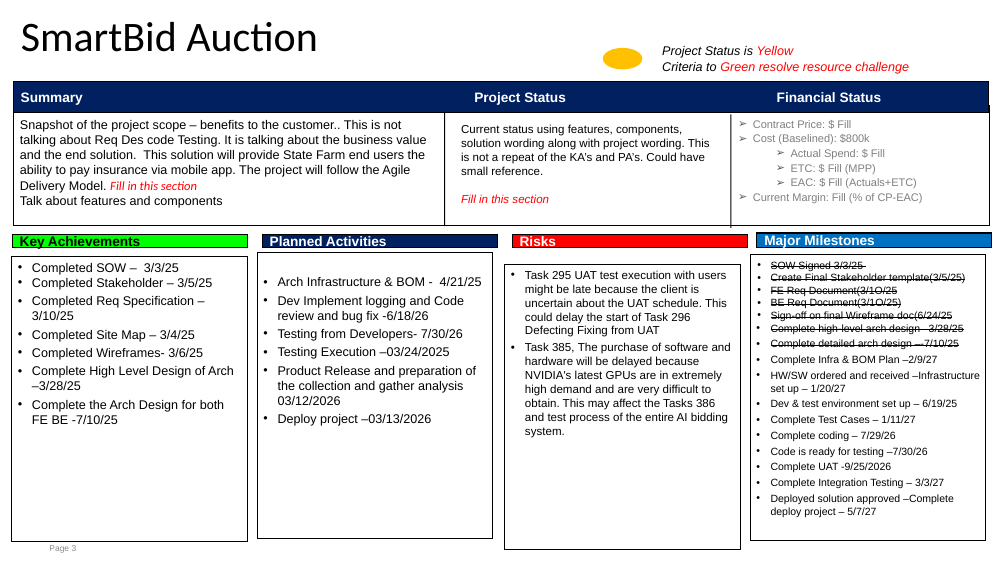
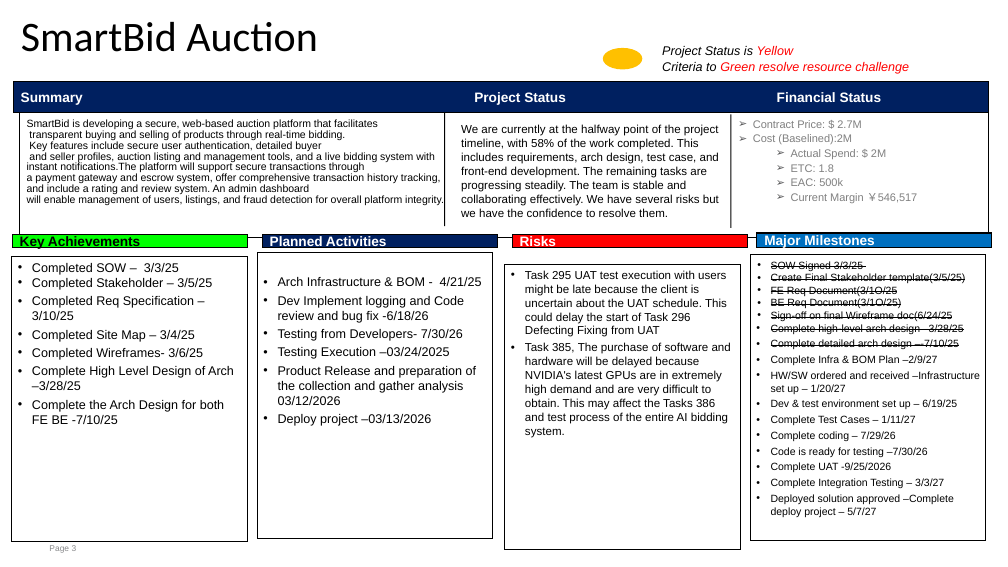
Before and after one commit to dkl520/cs7315_project, a slide deck: slide 3 of 3/group2 - proj3 (1).pptx. Drawn at 1008x567 pixels with LibreOffice and Linux fonts; fonts in the diff are those of the drawing. Boxes give left, top, right and bottom in pixels: in the first picture for what was removed or moved away, otherwise in the second. Text is boxed around its words. In the diff, an @@ line names an element or a change of style, - is before the commit and + after.

```diff
--- a/3/group2 - proj3 (1).pptx
+++ b/3/group2 - proj3 (1).pptx
@@ rectangle "SmartBid is developing a secure, ...": place and size @@
-rectangle "SmartBid is developing a secure, ..." at box(13, 105, 989, 226)
+rectangle "SmartBid is developing a secure, ..." at box(19, 108, 988, 237)
@@ text in rectangle at box(27, 119, 444, 205): text added @@
+SmartBid is developing a secure, web-based auction platform that facilitates
+transparent buying and selling of products through real-time bidding.
+Key features include secure user authentication, detailed buyer
+and seller profiles, auction listing and management tools, and a live bidding system with
+instant notifications.The platform will support secure transactions through
+a payment gateway and escrow system, offer comprehensive transaction history tracking,
+and include a rating and review system. An admin dashboard
+will enable management of users, listings, and fraud detection for overall platform integrity.
@@ text removed at box(20, 120, 426, 208) @@
-Snapshot of the project scope – benefits to the customer.. This is not talking about Req Des code Testing. It is talking about the business value and the end solution. This solution will provide State Farm end users the ability to pay insurance via mobile app. The project will follow the Agile Delivery Model. Fill in this section
-Talk about features and components
@@ text at box(461, 125, 719, 217): text changed @@
-Current status using features, components, solution wording along with project wording. This is not a repeat of the KA’s and PA’s. Could have small reference.
-Fill in this section
+We are currently at the halfway point of the project timeline, with 58% of the work completed. This includes requirements, arch design, test case, and front-end development. The remaining tasks are progressing steadily. The team is stable and collaborating effectively. We have several risks but we have the confidence to resolve them.
@@ text at box(753, 120, 918, 203): text changed @@
-➢ Contract Price: $ Fill
-➢ Cost (Baselined): $800k
-  ➢ Actual Spend: $ Fill
-  ➢ ETC: $ Fill (MPP)
-  ➢ EAC: $ Fill (Actuals+ETC)
-➢ Current Margin: Fill (% of CP-EAC)
+➢ Contract Price: $ 2.7M
+➢ Cost (Baselined):2M
+  ➢ Actual Spend: $ 2M
+  ➢ ETC: 1.8
+  ➢ EAC: 500k
+  ➢ Current Margin ￥546,517
```
Also in this commit, not shown: 1 other file.
